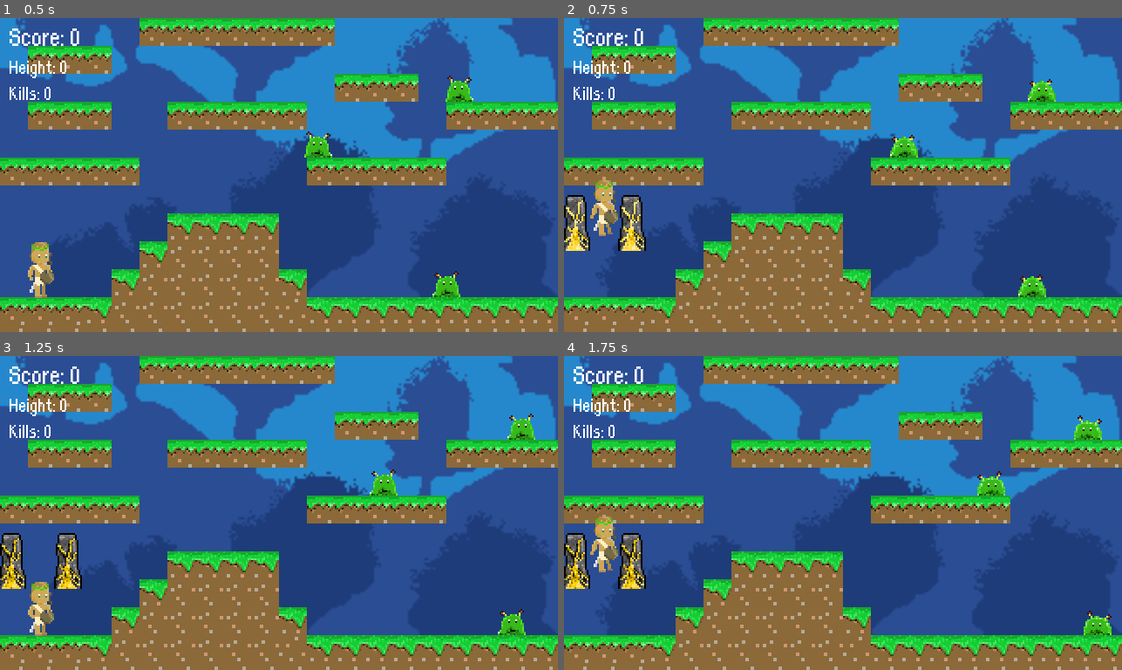
Above: before the commit, frames 1-4 (two rows, left to right).
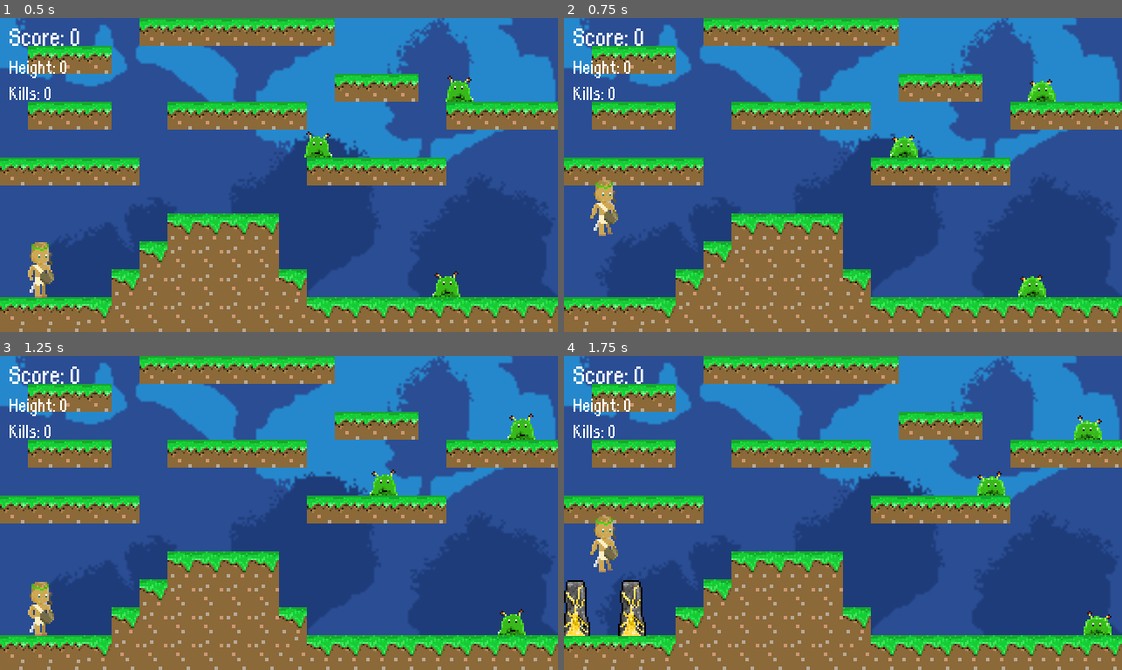
Above: after the commit, the same moments.

Repository: m4tthw-xu/Prometheus
Game: Godot game, scene res://StageOne.tscn
Two runs of this game, one before a commit and one after it. Both use one fixed random seed, a clock stepped at 60 frames per second and the inputs below.
Inputs:
- Up to frame 1 (0.5 s): no input
- Up to frame 2 (0.75 s): tap Enter (ui_accept) at 0.5 s; tap H (ui_h) at 0.6 s
- Up to frame 3 (1.25 s): tap Enter (ui_accept) at 0.77 s
- Up to frame 4 (1.75 s): tap H (ui_h) at 1.35 s; tap Enter (ui_accept) at 1.52 s

Frame 1 is identical in both runs. In frame 2, 1.5% of the frame differs, in the area x 0-15%, y 56-75%; in frame 3, 1.5%; in frame 4, 2.7%, in the area x 0-15%, y 56-90%.

Commit message:
Improvements

Diff:
--- a/Prometheus/Player.gd
+++ b/Prometheus/Player.gd
@@ -109,7 +109,7 @@
 
 	#spawns a wall on left and right side of the player
 	if Input.is_action_just_pressed("ui_h"):
-		if is_attacking == false && wall_delay == false:
+		if is_attacking == false && wall_delay == false && on_ground == true:
 			wall_delay = true
 			$WallTimer.start()
 
--- a/Prometheus/Player.tscn
+++ b/Prometheus/Player.tscn
@@ -151,6 +151,7 @@
 [node name="AnimatedSprite" type="AnimatedSprite" parent="."]
 frames = SubResource( 8 )
 animation = "idle"
+frame = 1
 playing = true
 
 [node name="CollisionShape2D" type="CollisionShape2D" parent="."]
